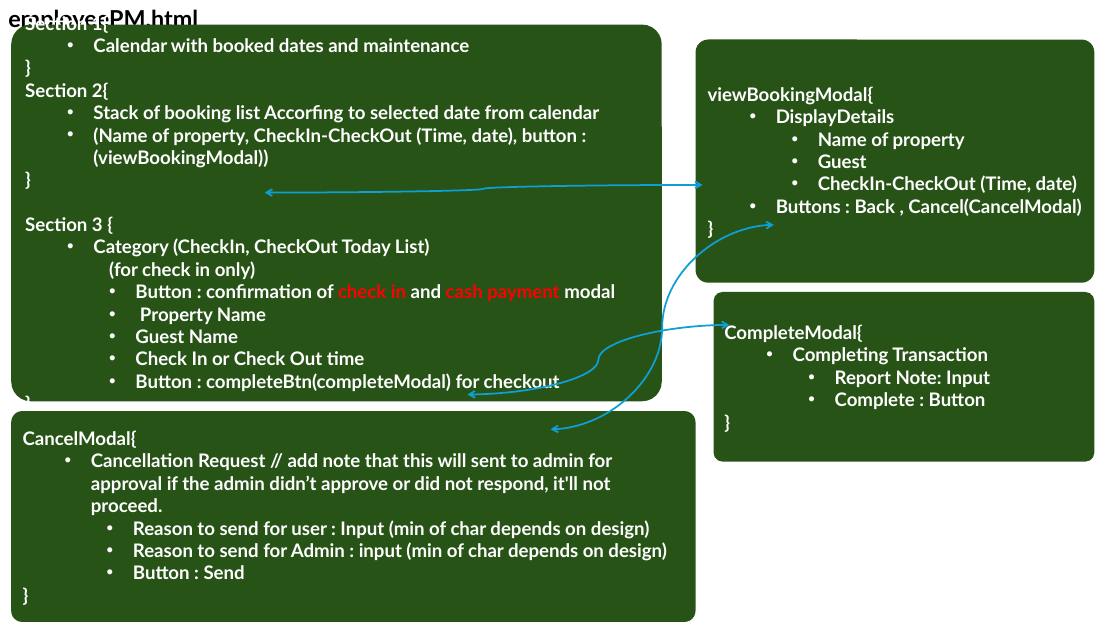
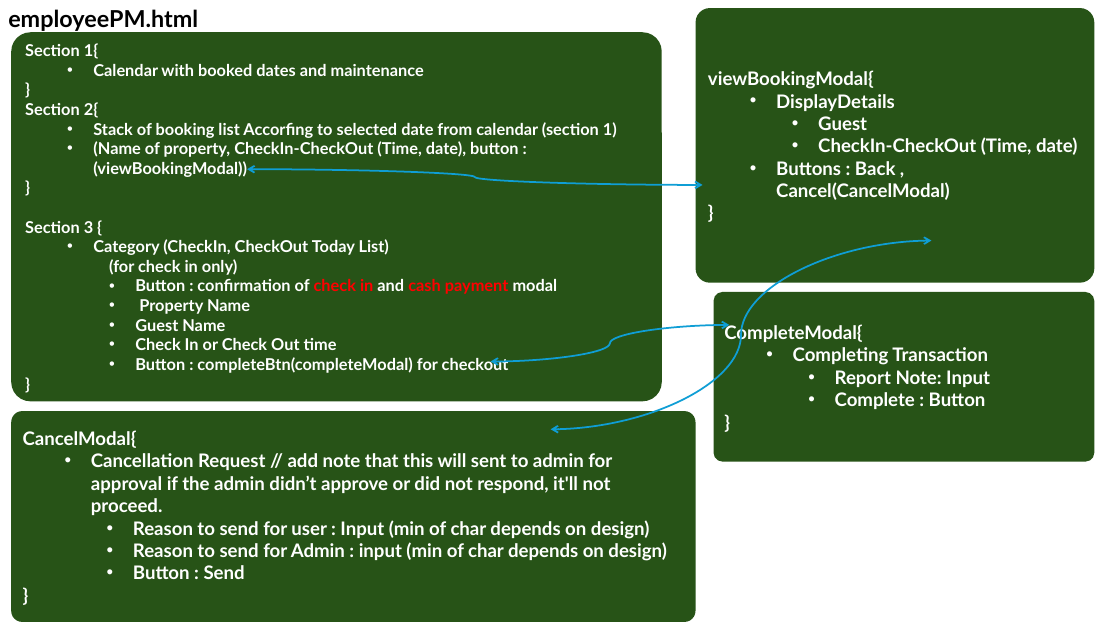
Before and after one commit to Booking-Resevation-Betcha-Homie-House/CAPSTONE-Development-Road-Map, a slide deck: slide 47 of betchaBooking-USECASE.pptx. Drawn at 1120x630 pixels with LibreOffice and Linux fonts; fonts in the diff are those of the drawing. Boxes give left, top, right and bottom in pixels: in the first picture for what was removed or moved away, otherwise in the second. Text is boxed around its words. In the diff, an @@ line names an element or a change of style, - is before the commit and + after.

```diff
--- a/betchaBooking-USECASE.pptx
+++ b/betchaBooking-USECASE.pptx
@@ rounded rectangle "viewBookingModal{": place and size @@
-rounded rectangle "viewBookingModal{" at (696,39,1095,283)
+rounded rectangle "viewBookingModal{" at (696,8,1095,283)
@@ rounded rectangle "Section 1{": place and size @@
-rounded rectangle "Section 1{" at (11,24,661,401)
+rounded rectangle "Section 1{" at (11,32,661,401)
@@ text in rounded rectangle at (25,43,558,373): size 16 to 14 pt in "Section 1{", "Calendar with booked dates and maintenance", "}", "Section 2{" and 11 more places @@
@@ text in rounded rectangle at (93,122,617,138): text changed; size 16 to 14 pt @@
-  • Stack of booking list Accorfing to selected date from calendar
+  • Stack of booking list Accorfing to selected date from calendar (section 1)
@@ text in rounded rectangle at (818,132,965,149): paragraph removed @@
-    • Name of property
@@ curved double arrow moved from (265, 192) - (702, 185) to (247, 169) - (702, 185) @@
@@ curved double arrow moved from (551, 429) - (774, 225) to (551, 429) - (932, 240) @@
@@ curved double arrow moved from (468, 395) - (729, 325) to (491, 361) - (729, 325) @@
```
Also in this commit, not shown: 3 other slides changed.
